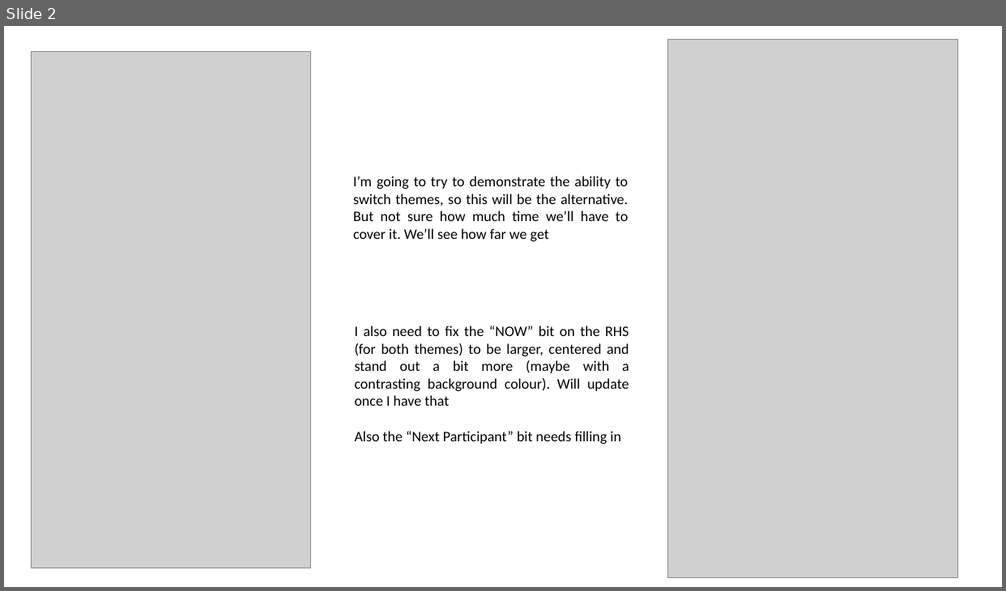
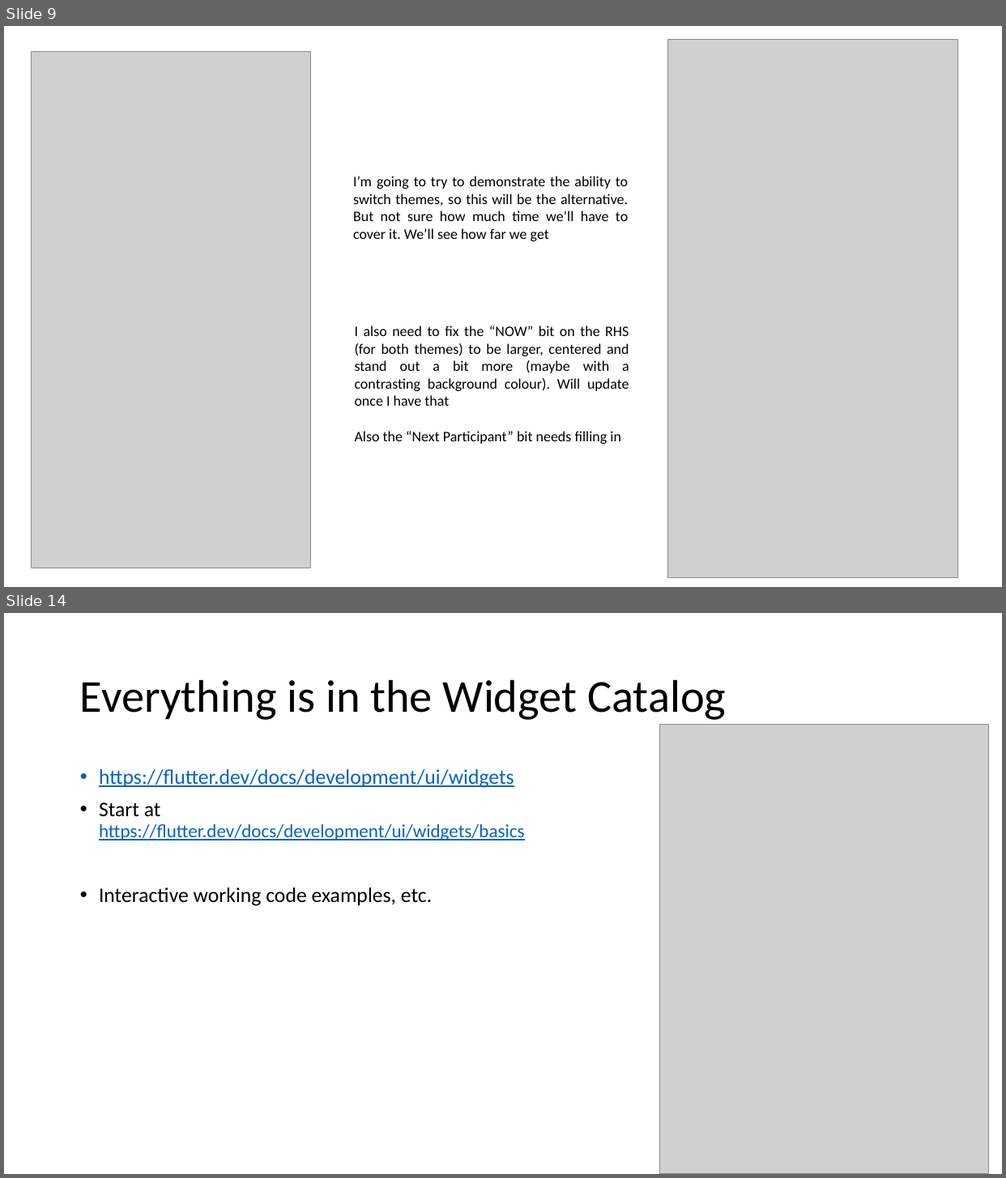
Before and after one commit to davefielding/stand-original, a slide deck: design/basic-design.pptx. Shown one above the other, each under a label of ours: slide 2 before the commit, slides 9 and 14 after it; the slides between them are not shown. The pictures are 1006x591 and 1006x1178 pixels, drawn with LibreOffice and Linux fonts; fonts in the diff are those of the drawing; grey boxes stand for pictures. Boxes give left, top, right and bottom in pixels: in the first picture for what was removed or moved away, otherwise in the second. Text is boxed around its words. In the diff, an @@ line names an element or a change of style, - is before the commit and + after.

```diff
--- a/design/basic-design.pptx
+++ b/design/basic-design.pptx
@@ slide 14 added at (x1=4, y1=613, x2=1002, y2=1174), background #FFFFFF @@
@@ title added at (x1=80, y1=679, x2=726, y2=720), 44 pt, text #000000 @@
+Everything is in the Widget Catalog
@@ picture added at (x1=660, y1=725, x2=988, y2=1174) @@
@@ text added at (x1=99, y1=769, x2=525, y2=906), 20 pt, text #0563C1, underline @@
+• https://flutter.dev/docs/development/ui/widgets
+• Start at https://flutter.dev/docs/development/ui/widgets/basics
+• Interactive working code examples, etc.
@@ what was slide 2 is now slide 9 @@
```
Also in this commit, not shown: 12 other slides added.
